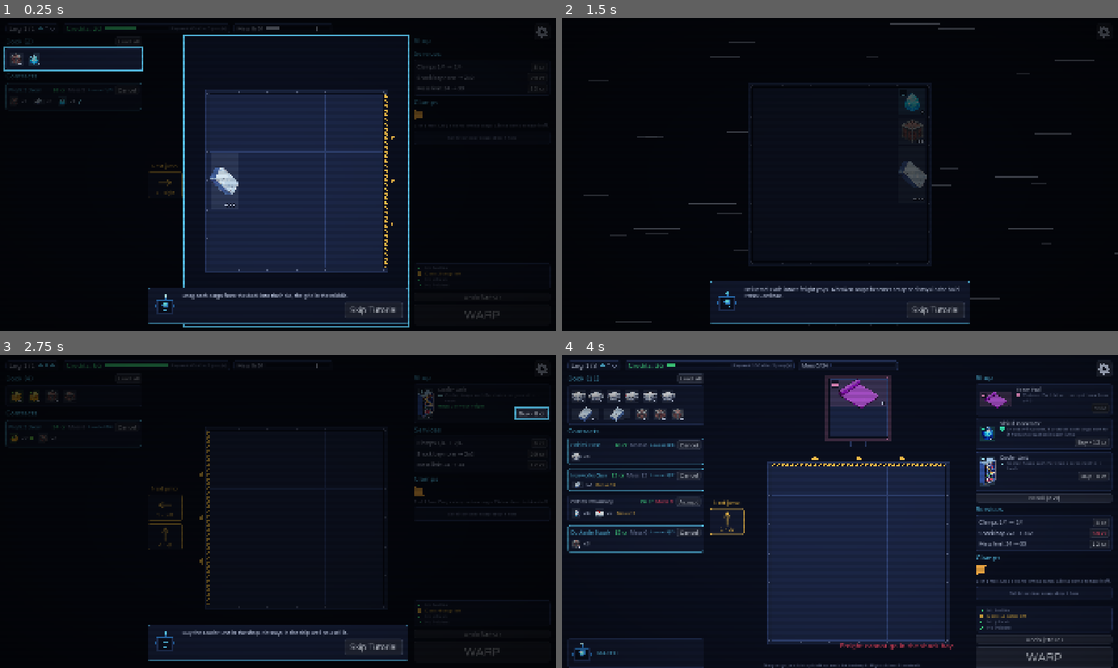
Above: before the commit, frames 1-4 (two rows, left to right).
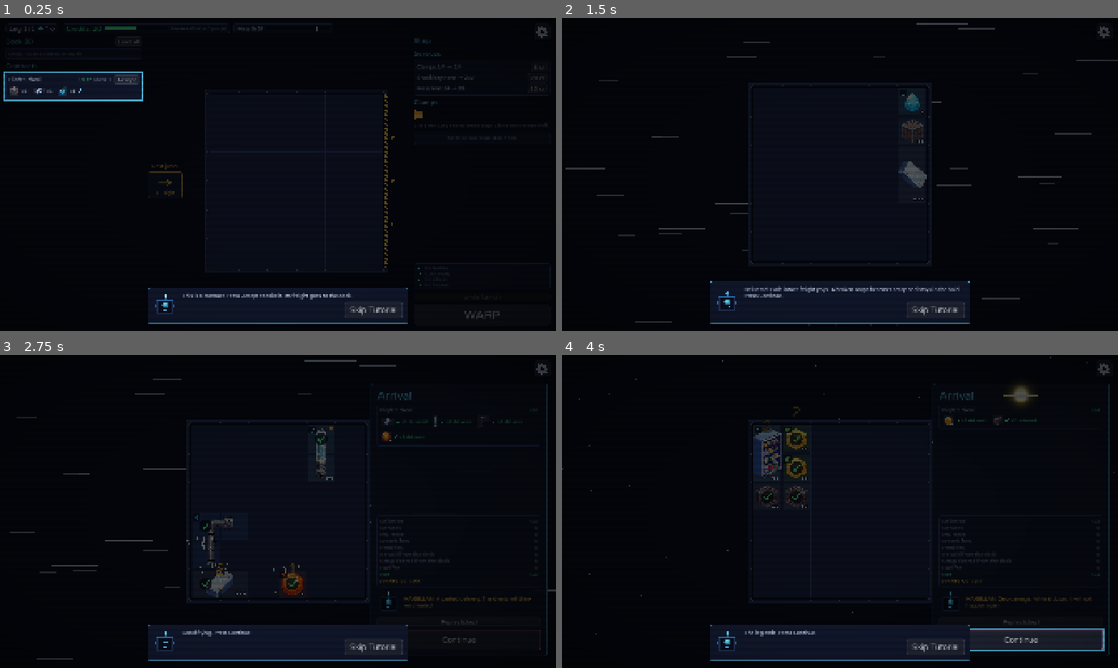
Above: after the commit, the same moments.

Repository: islu/Payload-Protocol
Game: Godot game, scene res://tests/ui_check.tscn
The game is run twice, just before and just after one commit, with the same random seed, the same clock (stepped at 60 frames per second) and the same inputs. This scene is started directly instead of the project's main scene.
Inputs (mouse positions are in pixels of both pictures, inside the frame that each line leads up to):
- Up to frame 1 (0.25 s): no input
- Up to frame 2 (1.5 s): click (1045, 315) at 0.5 s, where only the run after the commit has a clickable "WARP"; tap Space at 1.25 s; drag from (840, 174) to (895, 105) at 1.27 s
- Up to frame 3 (2.75 s): click (127, 417) at 2 s, where only the run after the commit has a clickable "Accept"
- Up to frame 4 (4 s): click (1023, 621) at 2.75 s, where only the run after the commit has a clickable "Replay (slow)"; tap Space at 3.5 s; drag from (840, 511) to (812, 574) at 3.52 s

The runs differ from the first frame. In frame 1, 23% of the frame differs, in the area x 0-88%, y 2-99%; in frame 2, 0.8%; in frame 3, 4.4%; in frame 4, 46%, in the area x 0-100%, y 0-100%.

Commit message:
feat: Hints for the things that the tutorial does not teach (phase 3)
- The station hints are now the environment, the incident, the fork step, the long and VIP contracts, the Sensor, and the shock bay (SPEC 23.3). One shows at a time, and it ends at the warp.
- The event and the mod choice show a pilot hint at the top, and end it at the pick.
- The old hints that the tutorial teaches are gone.
- UiCheckHints checks the order and the end of the hints.

Co-Authored-By: Claude Opus 5.5 <noreply@anthropic.com>

Diff:
--- a/project/scenes/main/choice_panel.gd
+++ b/project/scenes/main/choice_panel.gd
@@ -9,6 +9,8 @@
 var choices: Array[Button] = []
 ## The icon of each mod card of a mod choice (SPEC Section 20.9).
 var mod_icons: Array[ModIcon] = []
+## The pilot hint of the first mod choice, or null (SPEC Section 23.3).
+var hint: Label
 
 
 func _build() -> void:
@@ -16,6 +18,7 @@
 	mod_icons.clear()
 	var run: Dictionary = GameState.view()["run"]
 	if run.get("phase", "") == Defs.PHASE_MOD:
+		hint = pilot_hint(Hints.MOD)
 		_build_mods(run["mod_offer"])
 	if not choices.is_empty():
 		choices[0].grab_focus.call_deferred()
@@ -52,6 +55,8 @@
 func _pick(err: String) -> void:
 	if err != "":
 		Sound.play(self, "deny")
+	else:
+		Hints.done(Hints.MOD)
 
 
 ## The player must select a choice: Esc does nothing.
--- a/project/scenes/main/event_panel.gd
+++ b/project/scenes/main/event_panel.gd
@@ -30,6 +30,8 @@
 
 ## The parts, for the checks.
 var choices: Array[Button] = []
+## The pilot hint of the first event, or null (SPEC Section 23.3).
+var hint: Label
 var speaker_portrait: TextureRect
 var speaker_name: Label
 ## The tip of the panel: why a choice is disabled (SPEC Section 26.2). The station tip
@@ -43,6 +45,7 @@
 	if run.get("phase", "") != Defs.PHASE_EVENT:
 		return
 	var e: Dictionary = run["event"]
+	hint = pilot_hint(Hints.EVENT)
 	# The speaker stands outside a frame: the overlay panel shows no frame here.
 	panel.add_theme_stylebox_override("panel", StyleBoxEmpty.new())
 	var row := HBoxContainer.new()
@@ -137,6 +140,8 @@
 func _pick(err: String) -> void:
 	if err != "":
 		Sound.play(self, "deny")
+	else:
+		Hints.done(Hints.EVENT)
 
 
 ## The player must select a choice: Esc does nothing.
--- a/project/scenes/main/overlay.gd
+++ b/project/scenes/main/overlay.gd
@@ -69,6 +69,19 @@
 		get_viewport().set_input_as_handled()
 
 
+## Adds the pilot hint of an event or a mod choice (Hints.EVENT or Hints.MOD), when
+## the player did not see it (SPEC Section 23.3). It returns the label, or null.
+func pilot_hint(id: String) -> Label:
+	if Hints.for_panel(id) == "":
+		return null
+	var l := Ui.label(
+		box, GameText.PILOT_NAME + " → " + tr(Hints.text(id)), TextSize.BODY, Palette.WARN
+	)
+	l.autowrap_mode = TextServer.AUTOWRAP_WORD_SMART
+	l.custom_minimum_size.x = 640
+	return l
+
+
 func heading(text: String) -> Label:
 	var l := Label.new()
 	l.text = tr(text)
--- a/project/scenes/station/hints.gd
+++ b/project/scenes/station/hints.gd
@@ -2,47 +2,64 @@
 # gdlint: disable=max-line-length
 class_name Hints
 ## The hints of the first runs (SPEC Section 23.3). The pilot gives one hint for
-## each new thing, in order. A hint ends when the player does its thing. The
-## hints that ended are in the setting "hints_seen". This is presentation: the
+## each new thing that the tutorial does not teach, the first time that the player
+## sees it. A hint of the station ends at the warp, and a hint of an event or a mod
+## choice ends at the pick. The hints that ended are in the setting "hints_seen". This is presentation: the
 ## hints read the view, and they keep no game state.
 
-const ACCEPT := "accept"
-const DRAG := "drag"
-const ROTATE := "rotate"
-const HAZARD := "hazard"
-const WARP := "warp"
-const ORDER: PackedStringArray = [ACCEPT, DRAG, ROTATE, HAZARD, WARP]
+const ENVIRONMENT := "environment"
+const INCIDENT := "incident"
+const FORK := "fork"
+const LONG := "long"
+const VIP := "vip"
+const SENSOR := "sensor"
+const BAY := "bay"
+const EVENT := "event"
+const MOD := "mod"
+## The hints of the station, in order: one shows at a time.
+const ORDER: PackedStringArray = [ENVIRONMENT, INCIDENT, FORK, LONG, VIP, SENSOR, BAY]
 ## The game turns the hints off when this many runs started before a new run (SPEC Section 23.3).
 const RUNS_WITH_HINTS := 3
 
 const HINT_TEXT := {
-	ACCEPT: "Accept a contract on the left. Its freight goes to the dock.",
-	DRAG: "Drag a cargo from the dock into the hold. Or click it, then click a cell.",
-	ROTATE: "Right click a cargo in the hold to rotate it. While you hold one, press R.",
-	HAZARD:
-	"Read the hazard at the top: each step slides all cargo that way. Fragile cargo breaks at a strong hit.",
-	WARP: "When the hold is ready, press WARP.",
+	ENVIRONMENT:
+	"This leg has an environment. Point at it in the top bar to read its rule. It holds for each jump of the leg.",
+	INCIDENT: "An incident hits before the first step. The hold marks its place.",
+	FORK: "The last step is a fork: one of two directions. A Sensor in the hold shows which one.",
+	LONG: "A LONG contract stays in the hold for more than one jump. It pays at its last jump.",
+	VIP: "A VIP contract pays a penalty for each piece that does not arrive intact.",
+	SENSOR: "The Sensor shows the fork step only while it is in the hold or the shock bay.",
+	BAY:
+	"Cargo in the shock bay does not slide, takes no hits, and has no mass. Only kit and scrap go in it.",
+	EVENT: "An event: each choice has a cost and an effect. Read both before you pick.",
+	MOD: "A mod changes a rule of the ship for the rest of the run. Pick one.",
 }
 
 
-## Returns the hint to show now, or "" (SPEC Section 23.3).
+## Returns the hint of the station now, or "": the first hint in ORDER that the
+## player did not see, for a thing that the station shows (SPEC Section 23.3).
 static func current(run: Dictionary) -> String:
 	if not Settings.get_value("hints") or run.is_empty() or run["phase"] != Defs.PHASE_STATION:
 		return ""
-	var seen: Array = Array(Settings.get_value("hints_seen")).duplicate()
+	var seen: Array = Settings.get_value("hints_seen")
 	for id in ORDER:
-		if id in seen:
-			continue
-		if _done(id, run):
-			seen.append(id)
-			Settings.set_value("hints_seen", seen)
-			continue
-		return id
+		if not id in seen and _shows(id, run):
+			return id
 	return ""
 
 
-## Ends a hint that the view cannot show: a rotation, or a warp.
+## Returns the hint of an event or a mod choice (EVENT or MOD), or "" when the player
+## saw it or the hints are off (SPEC Section 23.3).
+static func for_panel(id: String) -> String:
+	if not Settings.get_value("hints") or id in Settings.get_value("hints_seen"):
+		return ""
+	return id
+
+
+## Ends a hint: the station warps, or the player picks a choice. It does not show again.
 static func done(id: String) -> void:
+	if id == "":
+		return
 	var seen: Array = Array(Settings.get_value("hints_seen")).duplicate()
 	if not id in seen:
 		seen.append(id)
@@ -53,16 +70,29 @@
 	return HINT_TEXT.get(id, "")
 
 
-static func _done(id: String, run: Dictionary) -> bool:
+## Reports whether the station shows the thing of a hint.
+static func _shows(id: String, run: Dictionary) -> bool:
+	var fork: bool = run["hazard"].any(func(s: Dictionary) -> bool: return s["fork"])
 	match id:
-		ACCEPT:
-			for k: Dictionary in run["contracts"]:
-				if k["accepted"]:
-					return true
-		DRAG:
-			for c: Dictionary in run["cargo"]:
-				if (c["in_hold"] or c["in_bay"]) and c["kind"] != Defs.KIND_SCRAP:
-					return true
+		ENVIRONMENT:
+			return not run.get("environment", {}).is_empty()
+		INCIDENT:
+			return not run.get("incident", {}).is_empty()
+		FORK:
+			return fork
+		LONG:
+			return run["contracts"].any(func(k: Dictionary) -> bool: return k["jumps"] > 1)
+		VIP:
+			return run["contracts"].any(func(k: Dictionary) -> bool: return k["penalty"] > 0)
+		SENSOR:
+			return (
+				fork
+				and run["cargo"].any(
+					func(c: Dictionary) -> bool: return Defs.TRAIT_SENSOR in c["traits"]
+				)
+			)
+		BAY:
+			return not run.get("shock_bay", {}).is_empty()
 	return false
 
 
--- a/project/scenes/station/station_drag.gd
+++ b/project/scenes/station/station_drag.gd
@@ -113,7 +113,6 @@
 	# The same cell of the cargo stays under the cursor (SPEC Section 8.2).
 	state["grab"] = HoldView.rotate_grab(c["rotations"][state["rot"]], state["grab"])
 	state["rot"] = (state["rot"] + 1) % 4
-	Hints.done(Hints.ROTATE)
 	_screen.show_pilot()
 	_screen.drag_layer.start(c, c["rotations"][state["rot"]], state["grab"])
 	update()
--- a/project/scenes/station/station_screen.gd
+++ b/project/scenes/station/station_screen.gd
@@ -384,7 +384,6 @@
 	if text != _pilot_label.text:
 		_pilot_label.text = text
 		_type_line()
-	_hazard_box.modulate = Color(1.4, 1.4, 1.4) if hint == Hints.HAZARD else Color.WHITE
 
 
 ## Types out the line of the pilot, and moves the mouth of the portrait (SPEC Section 22).
@@ -689,8 +688,8 @@
 
 
 func _on_warp_pressed() -> void:
-	Hints.done(Hints.HAZARD)
-	Hints.done(Hints.WARP)
+	# The hint of this station ends at the warp (SPEC Section 23.3).
+	Hints.done(Hints.current(run_data))
 	if not run_data["dock"].is_empty():
 		_confirm.dialog_text = tr(CONFIRM_TEXT).format({"fee": run_data["shop"]["breach_fee"]})
 		_confirm.popup_centered()
@@ -704,8 +703,6 @@
 	if button == MOUSE_BUTTON_RIGHT:
 		var err := GameState.rotate_cargo(id)
 		act(err, "clack")
-		if err == "":
-			Hints.done(Hints.ROTATE)
 	elif button == MOUSE_BUTTON_LEFT:
 		_drag.begin_cargo(id, Vector2(grab))
 
--- a/project/tests/ui_check.gd
+++ b/project/tests/ui_check.gd
@@ -38,7 +38,7 @@
 	var saved := FileAccess.get_file_as_string(Settings.PATH)
 	DirAccess.remove_absolute(Settings.PATH)
 	Settings._config = null
-	await _check_hints()
+	await UiCheckHints.check(self, MAIN_SCENE)
 	for sound in Sound.NAMES:
 		_check(Sound.exists(sound), "the sound %s has a file (SPEC Section 4.3)" % sound)
 	_check_cargo_art()
@@ -152,71 +152,6 @@
 
 ## The hints of the first run come in order, and each ends when the player does
 ## its thing (SPEC Section 23.3).
-func _check_hints() -> void:
-	TranslationServer.set_locale("en")
-	var main: Control = MAIN_SCENE.instantiate()
-	add_child(main)
-	await get_tree().process_frame
-	# The hints are for the normal runs after the tutorial (UiCheckTutorial checks it).
-	Settings.set_value("tutorial_done", true)
-	main.start_run()
-	await get_tree().process_frame
-	var station: StationScreen = main.screen()
-	var text := func() -> String: return station._pilot_label.text
-	_check(
-		text.call().contains(Hints.text(Hints.ACCEPT)),
-		"the first hint is: accept a contract (SPEC Section 23.3)"
-	)
-	GameState.accept_contract(0)
-	await get_tree().process_frame
-	_check(text.call().contains(Hints.text(Hints.DRAG)), "then: drag a cargo (SPEC Section 23.3)")
-	_check(station._pilot_label.visible_ratio < 1.0, "a new line types out (SPEC Section 22)")
-	_check(
-		not (
-			station
-			. find_children("*", "", true, false)
-			. filter(func(n: Node) -> bool: return n is PilotFace)
-			. is_empty()
-		),
-		"the pilot box shows the portrait (SPEC Section 22)"
-	)
-	_finish_tweens()
-	_check(
-		is_equal_approx(station._pilot_label.visible_ratio, 1.0),
-		"the line ends typed out (SPEC Section 22)"
-	)
-	var run: Dictionary = GameState.view()["run"]
-	var free := UiCheckDrag.free_cell(run["dock"][0], 0)
-	GameState.place_cargo(run["dock"][0], free.x, free.y, 0)
-	await get_tree().process_frame
-	_check(
-		text.call().contains(Hints.text(Hints.ROTATE)), "then: rotate a cargo (SPEC Section 23.3)"
-	)
-	Hints.done(Hints.ROTATE)
-	station.refresh()
-	_check(
-		text.call().contains(Hints.text(Hints.HAZARD)), "then: read the hazard (SPEC Section 23.3)"
-	)
-	Hints.done(Hints.HAZARD)
-	station.refresh()
-	_check(text.call().contains(Hints.text(Hints.WARP)), "then: warp (SPEC Section 23.3)")
-	Hints.done(Hints.WARP)
-	station.refresh()
-	_check(
-		text.call().begins_with("MAGELLAN: "),
-		"after the last hint, the pilot speaks its line (SPEC Section 22)"
-	)
-	for i in Hints.RUNS_WITH_HINTS:
-		Hints.run_started()
-	_check(
-		not Settings.get_value("hints"),
-		"the hints turn off after the first runs (SPEC Section 23.3)"
-	)
-	GameState.abandon_run()
-	main.queue_free()
-	await get_tree().process_frame
-
-
 ## Plays the warp fast, and checks that the report shows at the end (SPEC Sections 20.3 and 20.4).
 func _play_warp(main: Control) -> void:
 	await get_tree().process_frame
--- /dev/null
+++ b/project/tests/ui_check_hints.gd
@@ -0,0 +1,107 @@
+class_name UiCheckHints
+## The hints part of the UI check (ui_check.gd): the pilot gives one hint for each new
+## thing that the tutorial does not teach, in order, and a hint ends at the warp or at
+## the pick (SPEC Section 23.3). It is in its own file, so that ui_check.gd stays under
+## the line limit of gdlint.
+
+
+static func check(ui: Node, main_scene: PackedScene) -> void:
+	TranslationServer.set_locale("en")
+	var main: Control = main_scene.instantiate()
+	ui.add_child(main)
+	await ui.get_tree().process_frame
+	# The hints are for the normal runs after the tutorial (UiCheckTutorial checks it).
+	Settings.set_value("tutorial_done", true)
+	main.start_run()
+	await ui.get_tree().process_frame
+	var station: StationScreen = main.screen()
+	# The screen changes at each station: read the one now.
+	var text := func() -> String: return (main.screen() as StationScreen)._pilot_label.text
+	ui._check(
+		text.call().begins_with("MAGELLAN: "),
+		"leg 1 has nothing new: the pilot speaks its line, not a hint (SPEC Section 23.3)"
+	)
+	ui._check(station._pilot_label.visible_ratio < 1.0, "a new line types out (SPEC Section 22)")
+	ui._check(
+		not (
+			station
+			. find_children("*", "", true, false)
+			. filter(func(n: Node) -> bool: return n is PilotFace)
+			. is_empty()
+		),
+		"the pilot box shows the portrait (SPEC Section 22)"
+	)
+	ui._finish_tweens()
+	ui._check(
+		is_equal_approx(station._pilot_label.visible_ratio, 1.0),
+		"the line ends typed out (SPEC Section 22)"
+	)
+	# An environment, an incident, and a fork step: the environment comes first.
+	GameState.set_up(_set_new)
+	await ui.get_tree().process_frame
+	ui._check(
+		text.call().contains(Hints.text(Hints.ENVIRONMENT)),
+		"a new environment gives the first hint (SPEC Section 23.3)"
+	)
+	station._on_warp_pressed()
+	await ui.get_tree().process_frame
+	ui._check(
+		Hints.ENVIRONMENT in Settings.get_value("hints_seen"),
+		"the hint of a station ends at the warp (SPEC Section 23.3)"
+	)
+	GameState.continue_run()
+	await ui.get_tree().process_frame
+	var run: Dictionary = GameState.view()["run"]
+	if run["phase"] == Defs.PHASE_EVENT:
+		var panel: EventPanel = main.choice
+		ui._check(
+			panel.hint != null and panel.hint.text.contains(Hints.text(Hints.EVENT)),
+			"the first event has a pilot hint (SPEC Section 23.3)"
+		)
+		panel.choices[-1].pressed.emit()
+		await ui.get_tree().process_frame
+		ui._check(
+			Hints.EVENT in Settings.get_value("hints_seen"),
+			"the hint of an event ends at the pick (SPEC Section 23.3)"
+		)
+	GameState.set_up(_set_new)
+	await ui.get_tree().process_frame
+	ui._check(
+		text.call().contains(Hints.text(Hints.INCIDENT)),
+		"the environment hint does not show again; the incident is next (SPEC Section 23.3)"
+	)
+	GameState.set_up(StationEvents.offer_mods)
+	await ui.get_tree().process_frame
+	var choice: ChoicePanel = main.choice
+	ui._check(
+		choice.hint != null and choice.hint.text.contains(Hints.text(Hints.MOD)),
+		"the first mod choice has a pilot hint (SPEC Section 23.3)"
+	)
+	choice.choices[0].pressed.emit()
+	await ui.get_tree().process_frame
+	ui._check(
+		Hints.MOD in Settings.get_value("hints_seen"),
+		"the hint of a mod choice ends at the pick (SPEC Section 23.3)"
+	)
+	for i in Hints.RUNS_WITH_HINTS:
+		Hints.run_started()
+	ui._check(
+		not Settings.get_value("hints"),
+		"the hints turn off after the first runs (SPEC Section 23.3)"
+	)
+	(main.screen() as StationScreen).refresh()
+	ui._check(
+		text.call().begins_with("MAGELLAN: "),
+		"with the hints off, the pilot gives no hint (SPEC Section 23.3)"
+	)
+	GameState.abandon_run()
+	main.queue_free()
+	await ui.get_tree().process_frame
+
+
+## Gives the station an environment, an incident, and a fork step.
+static func _set_new(r: Run) -> void:
+	r.environment = Defs.ENV_HEAT_ZONE
+	r.incident = {"kind": Defs.INCIDENT_METEOR, "x": 2}
+	r.hazard = PackedStringArray([Defs.DIR_LEFT, Defs.DIR_UP])
+	r.fork_options = PackedStringArray([Defs.DIR_UP, Defs.DIR_RIGHT])
Not shown, changed: project/locale/messages.pot
Not shown, changed: project/locale/zh_TW.po
Not shown, added: project/tests/ui_check_hints.gd.uid
Not shown, changed: .claude/skills/godot-ui/SKILL.md
Not shown, changed: CLAUDE.md
Not shown, changed: docs/BACKLOG.md
